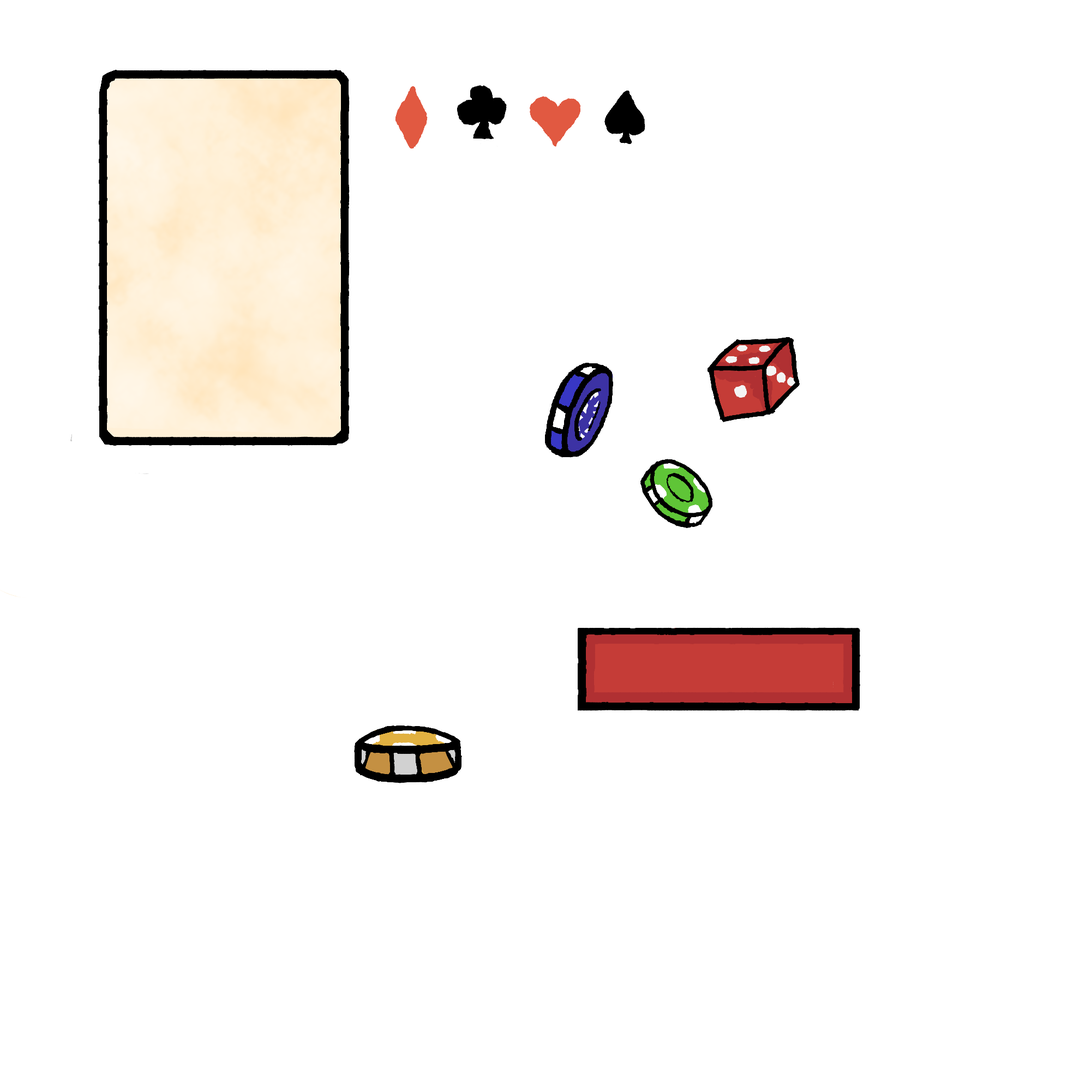
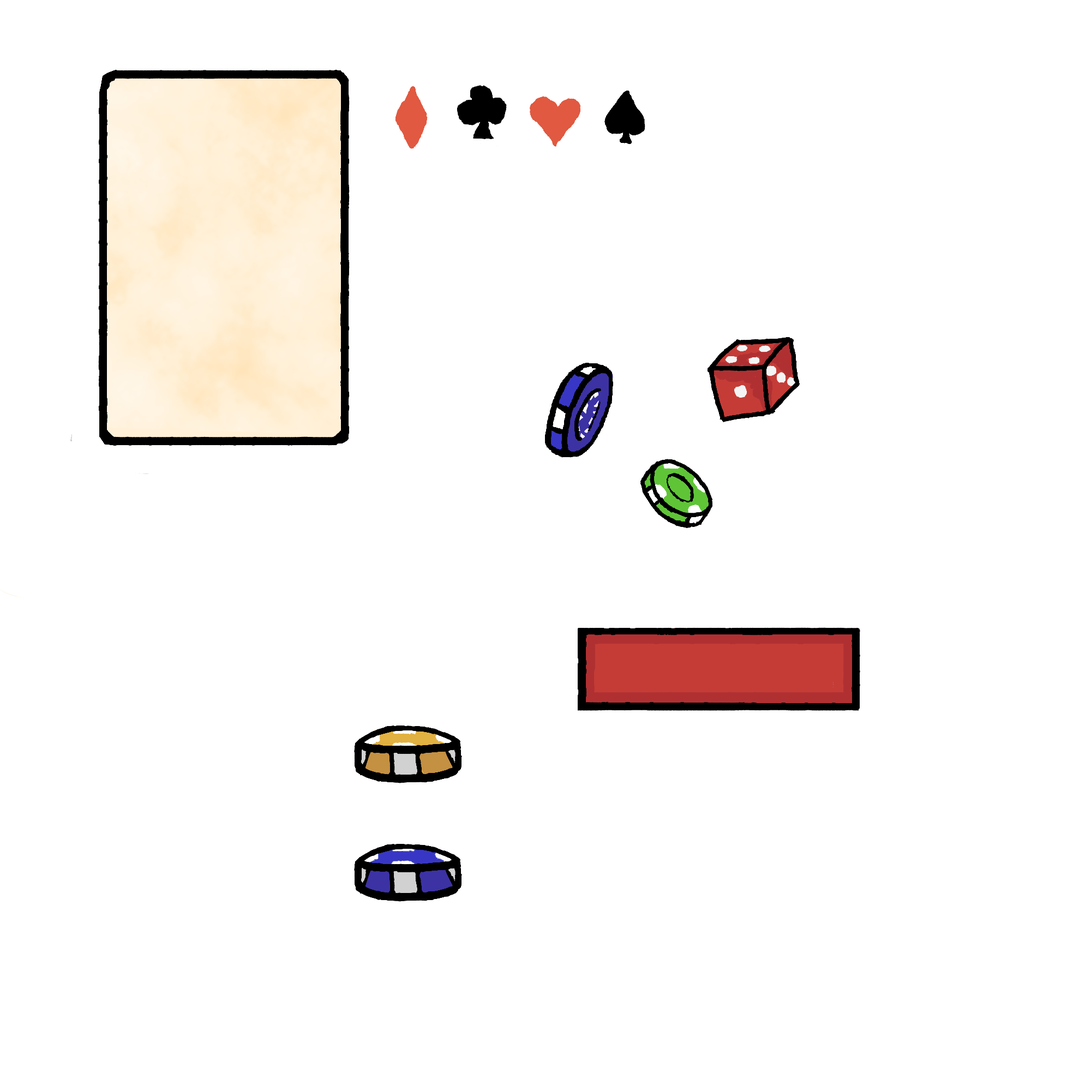
Revision of a layered 1091x1091 image; what changed, layer by layer:
added layer "Слой 5" above "Слой 2" over [left=354, top=844, right=463, bottom=903]
added layer "Слой 6" above "NoiseCloud" over [left=355, top=844, right=460, bottom=897]
